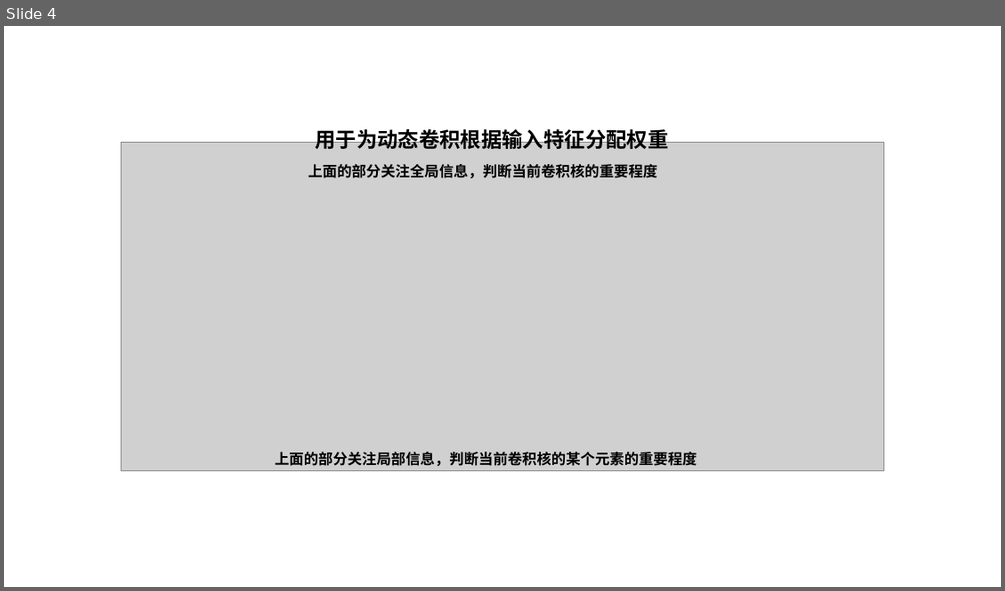
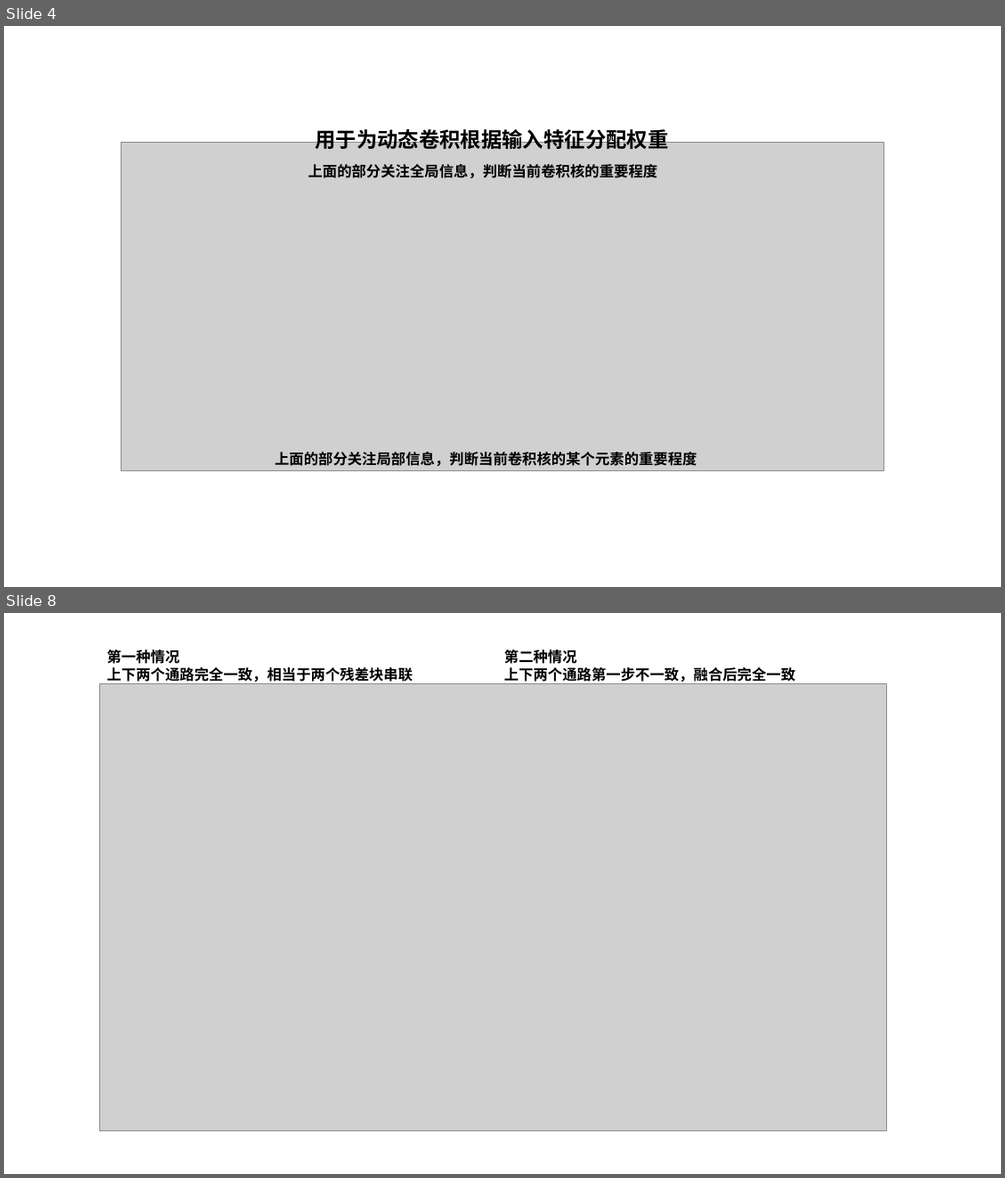
Before and after one commit to Elephant-King9/Paper, a slide deck: 论文插图.pptx. Shown one above the other, each under a label of ours: slide 4 before the commit, slides 4 and 8 after it; the slides between them are not shown. The pictures are 1005x591 and 1005x1178 pixels, drawn with LibreOffice and Linux fonts; fonts in the diff are those of the drawing; grey boxes stand for pictures. Boxes give left, top, right and bottom in pixels: in the first picture for what was removed or moved away, otherwise in the second. Text is boxed around its words. In the diff, an @@ line names an element or a change of style, - is before the commit and + after.

```diff
--- a/论文插图.pptx
+++ b/论文插图.pptx
@@ slide 8 added at [4,613,1001,1174], background #FFFFFF @@
@@ text added at [107,649,413,684], 14 pt, text #000000, bold @@
+第一种情况
+上下两个通路完全一致，相当于两个残差块串联
@@ text added at [504,649,795,684], 14 pt, text #000000, bold @@
+第二种情况
+上下两个通路第一步不一致，融合后完全一致
@@ picture added at [100,684,886,1130] @@
```
Also in this commit, not shown: 3 other slides added, 1 slide removed, 20 other files.
